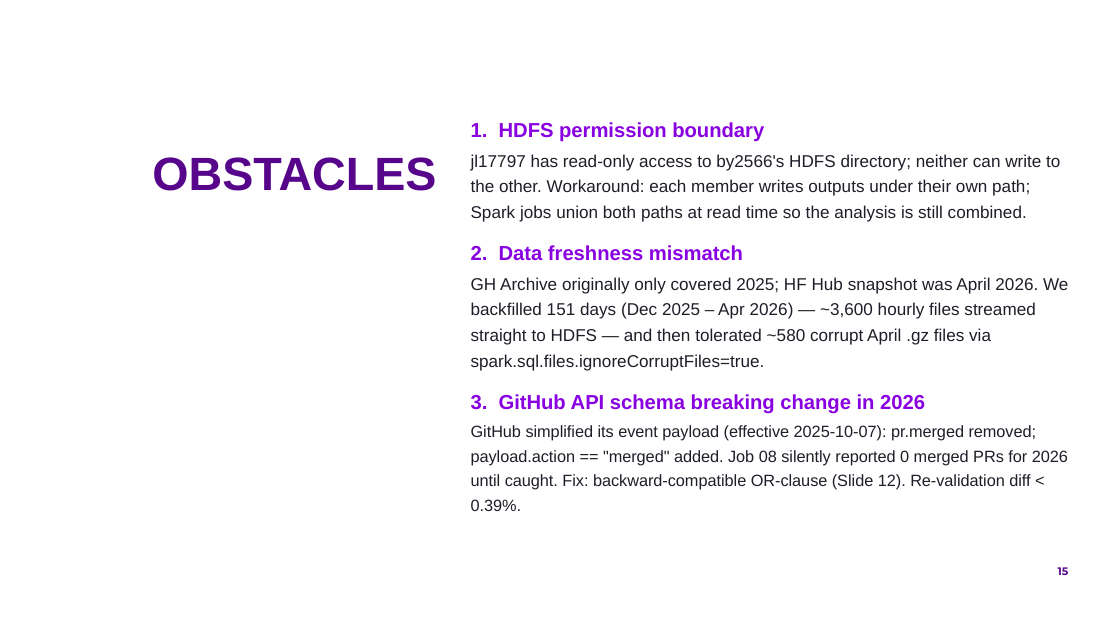
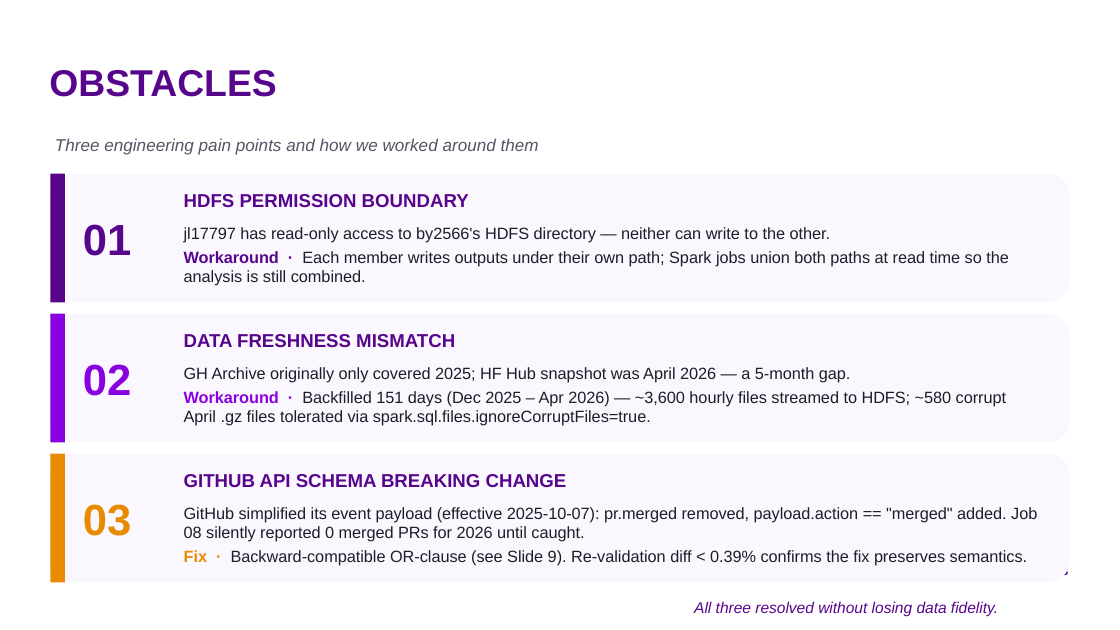
Before and after one commit to by2566-hash/OSS_Pulse, a slide deck: slide 18 of report/presentation/group9_oss_pulse.pptx (slide 15 before the commit). Drawn at 1120x630 pixels with LibreOffice and Linux fonts; fonts in the diff are those of the drawing; background and template pictures are left out. Boxes give left, top, right and bottom in pixels: in the first picture for what was removed or moved away, otherwise in the second. Text is boxed around its words. In the diff, an @@ line names an element or a change of style, - is before the commit and + after.

Commit message:
feat: update ppt

```diff
--- a/report/presentation/group9_oss_pulse.pptx
+++ b/report/presentation/group9_oss_pulse.pptx
@@ title "OBSTACLES": place and size @@
-title "OBSTACLES" at [152,157,436,191]
+title "OBSTACLES" at [49,70,276,97]
@@ title "OBSTACLES" at [49,70,276,97]: size 30 to 24 pt; alignment right to left @@
@@ text added at [55,138,539,155], 11 pt, text #555566, italic @@
+Three engineering pain points and how we worked around them
@@ text removed at [471,122,1068,490] @@
-1. HDFS permission boundary
-jl17797 has read-only access to by2566's HDFS directory; neither can write to the other. Workaround: each member writes outputs under their own path; Spark jobs union both paths at read time so the analysis is still combined.
-2. Data freshness mismatch
-GH Archive originally only covered 2025; HF Hub snapshot was April 2026. We backfilled 151 days (Dec 2025 – Apr 2026) — ~3,600 hourly files streamed straight to HDFS — and then tolerated ~580 corrupt April .gz files via spark.sql.files.ignoreCorruptFiles=true.
-3. GitHub API schema breaking change in 2026
-GitHub simplified its event payload (effective 2025-10-07): pr.merged removed; payload.action == "merged" added. Job 08 silently reported 0 merged PRs for 2026 until caught. Fix: backward-compatible OR-clause (Slide 12). Re-validation diff < 0.39%.
@@ rounded rectangle added at [50,174,1070,302], fill #FAF7FF @@
@@ rectangle added at [50,174,65,302], fill #57068C @@
@@ text added at [184,194,469,208], 12 pt, text #57068C, bold @@
+HDFS PERMISSION BOUNDARY
@@ text added at [83,224,131,256], 28 pt, text #57068C, bold @@
+01
@@ text added at [184,227,1009,286], 10.5 pt, text #1E1E28 @@
+jl17797 has read-only access to by2566's HDFS directory — neither can write to the other.
+Workaround · Each member writes outputs under their own path; Spark jobs union both paths at read time so the analysis is still combined.
@@ rounded rectangle added at [50,314,1070,442], fill #FAF7FF @@
@@ rectangle added at [50,314,65,442], fill #8900E1 @@
@@ text added at [184,334,455,348], 12 pt, text #57068C, bold @@
+DATA FRESHNESS MISMATCH
@@ text added at [83,364,131,396], 28 pt, text #8900E1, bold @@
+02
@@ text added at [184,367,1006,426], 10.5 pt, text #1E1E28 @@
+GH Archive originally only covered 2025; HF Hub snapshot was April 2026 — a 5-month gap.
+Workaround · Backfilled 151 days (Dec 2025 – Apr 2026) — ~3,600 hourly files streamed to HDFS; ~580 corrupt April .gz files tolerated via spark.sql.files.ignoreCorruptFiles=true.
@@ rounded rectangle added at [50,454,1070,582], fill #FAF7FF @@
@@ rectangle added at [50,454,65,582], fill #E88B00 @@
@@ text added at [184,474,567,488], 12 pt, text #57068C, bold @@
+GITHUB API SCHEMA BREAKING CHANGE
@@ text added at [83,504,131,536], 28 pt, text #E88B00, bold @@
+03
@@ text added at [184,507,1037,566], 10.5 pt, text #1E1E28 @@
+GitHub simplified its event payload (effective 2025-10-07): pr.merged removed, payload.action == "merged" added. Job 08 silently reported 0 merged PRs for 2026 until caught.
+Fix · Backward-compatible OR-clause (see Slide 9). Re-validation diff < 0.39% confirms the fix preserves semantics.
@@ page number at [1057,571,1068,575]: text changed @@
-15
+18
@@ text added at [694,601,998,617], 10 pt, text #57068C, italic @@
+All three resolved without losing data fidelity.
```
Also in this commit, not shown: 9 other slides changed, 4 slides added, 1 slide removed, 3 other files.
